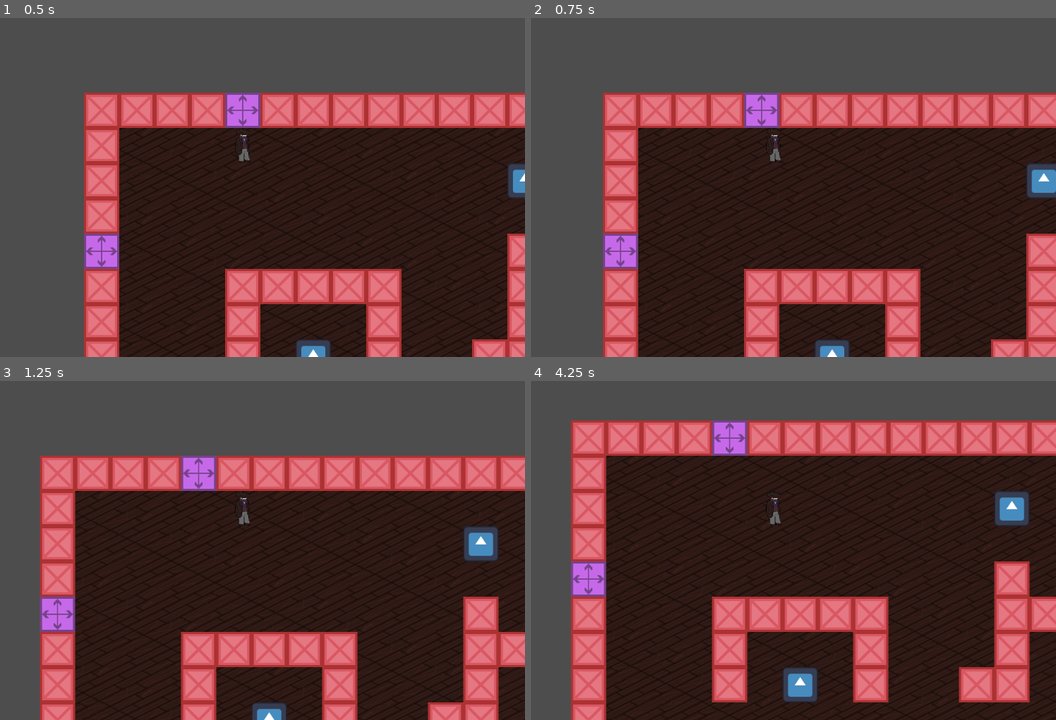
Above: before the commit, frames 1-4 (two rows, left to right).
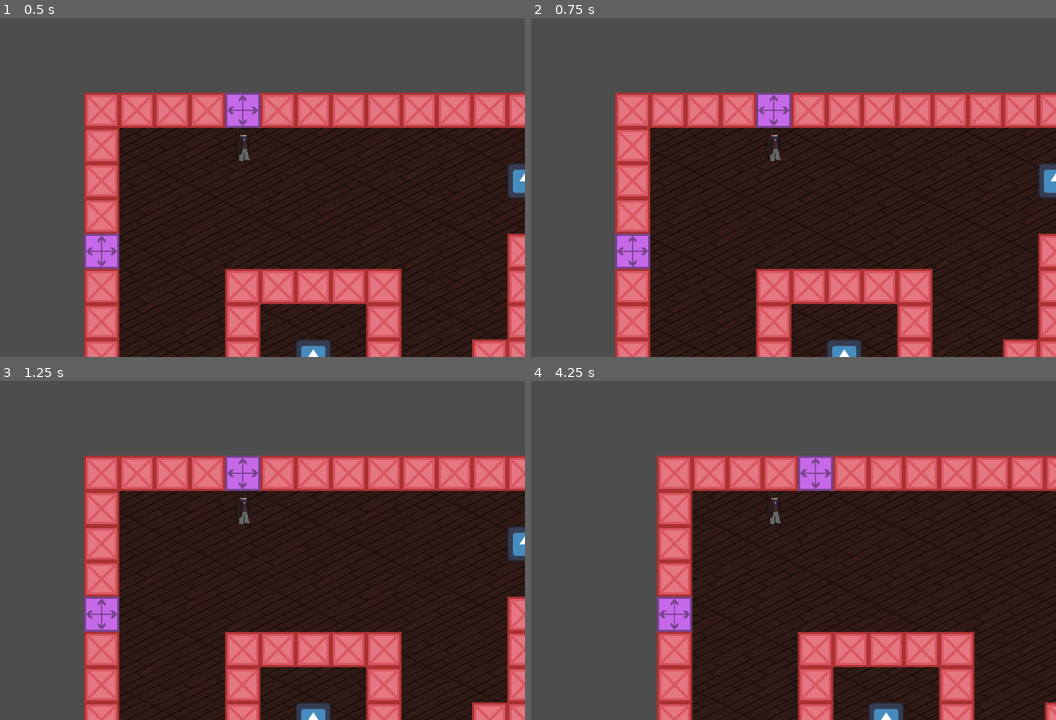
Above: after the commit, the same moments.

Repository: mccajd/Quintessential
Game: Godot game, scene res://Levels/point_click_proto.tscn
Same seed, same stepped clock (60 frames per second), same inputs: the game is played once before the commit and once after it. This scene is started directly instead of the project's main scene. The engine's default icon, where the game draws it, is replaced by a stand-in: a white triangle on a blue panel in a dark square.
Inputs (mouse positions are in pixels of both pictures, inside the frame that each line leads up to):
- Up to frame 1 (0.5 s): no input
- Up to frame 2 (0.75 s): tap Enter at 0.5 s; move the mouse to (898, 123) at 0.52 s; press the mouse at (898, 123) at 0.53 s
- Up to frame 3 (1.25 s): no input
- Up to frame 4 (4.25 s): move the mouse to (662, 530) at 1.27 s; release the mouse at (662, 530) at 1.28 s; click (662, 530) at 1.35 s; move the mouse to (830, 414) at 2.02 s; press the mouse at (830, 414) at 2.03 s; tap Space at 2.75 s; move the mouse to (746, 594) at 2.77 s; release the mouse at (746, 594) at 2.78 s; click (746, 594) at 2.85 s; move the mouse to (940, 570) at 3.52 s; press the mouse at (940, 570) at 3.53 s

Frame 1 is identical in both runs. In frame 2, 16% of the frame differs, in the area x 13-100%, y 22-100%; in frame 3, 29%; in frame 4, 51%, in the area x 7-100%, y 11-100%.

Commit message:
poke tile to see if is not null and has a tasty treat

Diff:
--- a/Scenes/custom_tile_map.tscn
+++ b/Scenes/custom_tile_map.tscn
@@ -142,6 +142,7 @@
 0:0/0/physics_layer_1/linear_velocity = Vector2(0, 0)
 0:0/0/physics_layer_1/angular_velocity = 0.0
 0:0/0/physics_layer_1/polygon_0/points = PackedVector2Array(-14, -15.5, 13.5, -15.5, 13, 14.5, -14, 14)
+0:0/0/custom_data_0 = "Test"
 1:0/0 = 0
 1:0/0/physics_layer_0/linear_velocity = Vector2(0, 0)
 1:0/0/physics_layer_0/angular_velocity = 0.0
@@ -164,6 +165,8 @@
 physics_layer_0/collision_mask = 2
 physics_layer_1/collision_layer = 4
 physics_layer_1/collision_mask = 0
+custom_data_layer_0/name = "Hall"
+custom_data_layer_0/type = 4
 sources/2 = SubResource("TileSetAtlasSource_m6fqj")
 sources/3 = SubResource("TileSetAtlasSource_65kgq")
 
--- a/Scenes/sophmore_player.tscn
+++ b/Scenes/sophmore_player.tscn
@@ -84,13 +84,17 @@
 		# Time to check if the tile we landed on has anything juicy for us
 		var data = tile_map.get_cell_tile_data(tile_map.LAYERS.TRANSITIONS,
 											   target_tile)
+
 		if data:
+			var custom_data = data.get_custom_data(\"Hall\")
 			# Time to blow this popsicle stand
-			change_room.emit(data[\"new_room\"], data[\"player_spawn\"])
+			if custom_data:
+				print(custom_data)
+				#change_room.emit(data[\"new_room\"], data[\"player_spawn\"])
 
 func set_solid_tiles():
 	#for tile_pos in tile_map.get_used_cells_by_id(0, 0,Vector2i(2,0)):
-	for tile_pos in tile_map.get_used_cells(3):
+	for tile_pos in tile_map.get_used_cells(tile_map.LAYERS.OBSTACLES):
 		astar_grid.set_point_solid(tile_pos)
 
 func set_start_pos(pos:Vector2i=Vector2i.ZERO):
